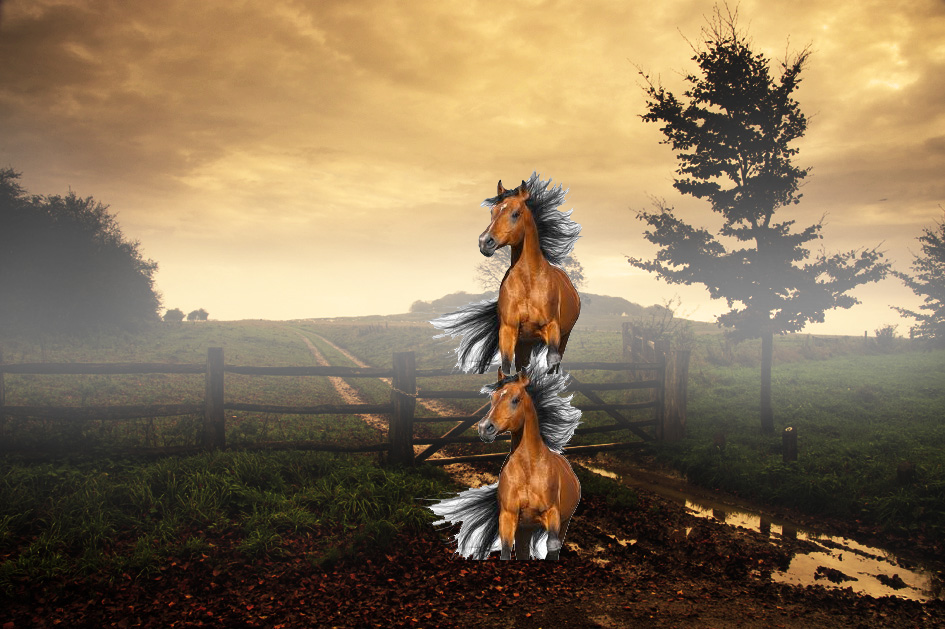
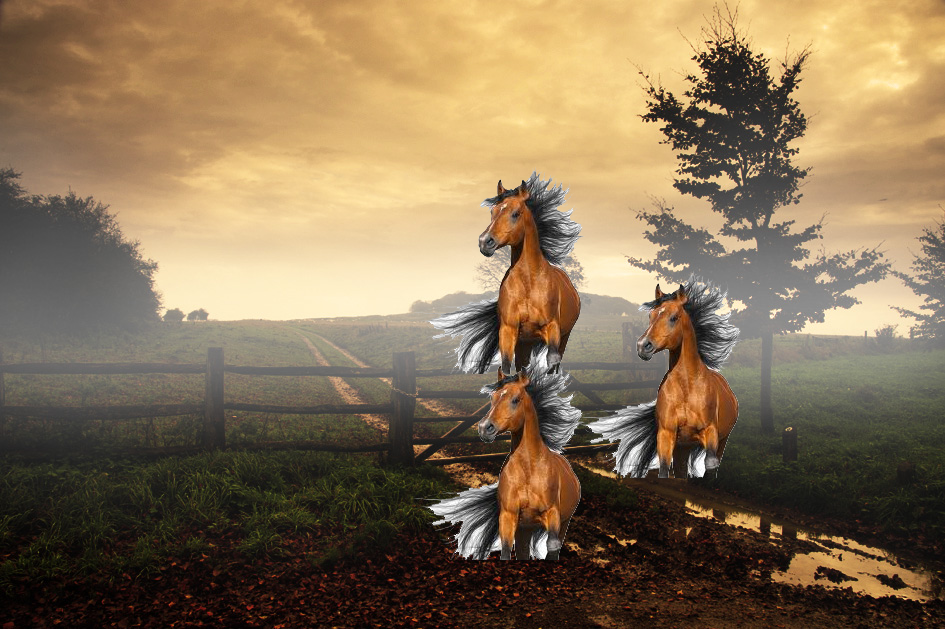
Before/after of a 945px x 629px layered artwork. What changed in the layer stack:
added layer "Layer 1 copy 2" above "Layer 1 copy" over [573, 270, 745, 478]
